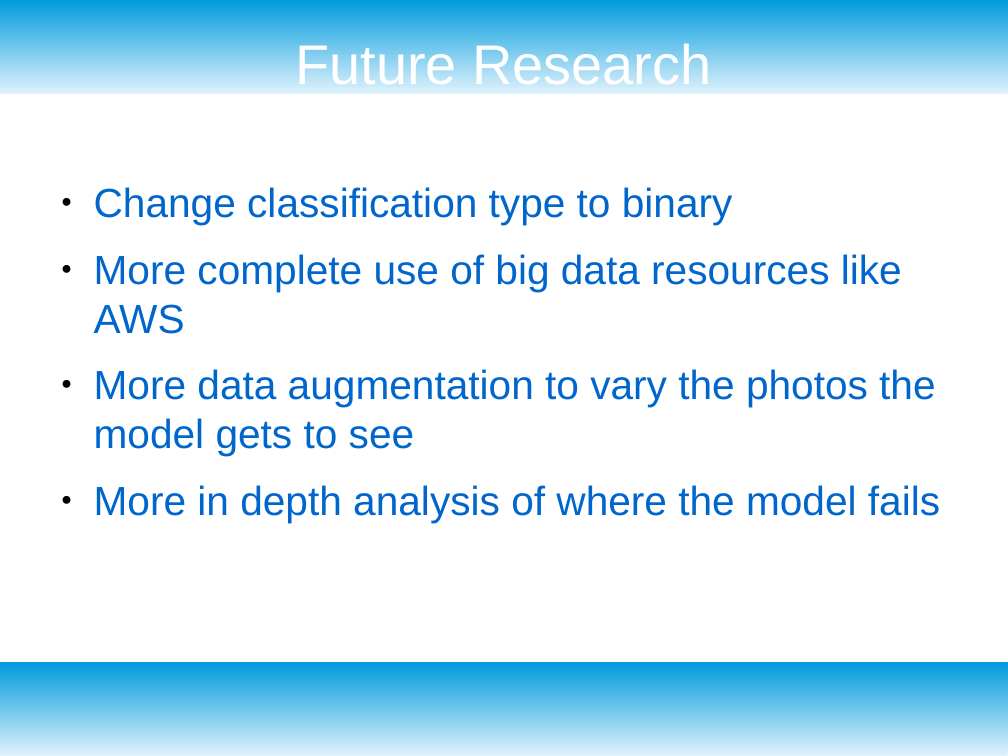
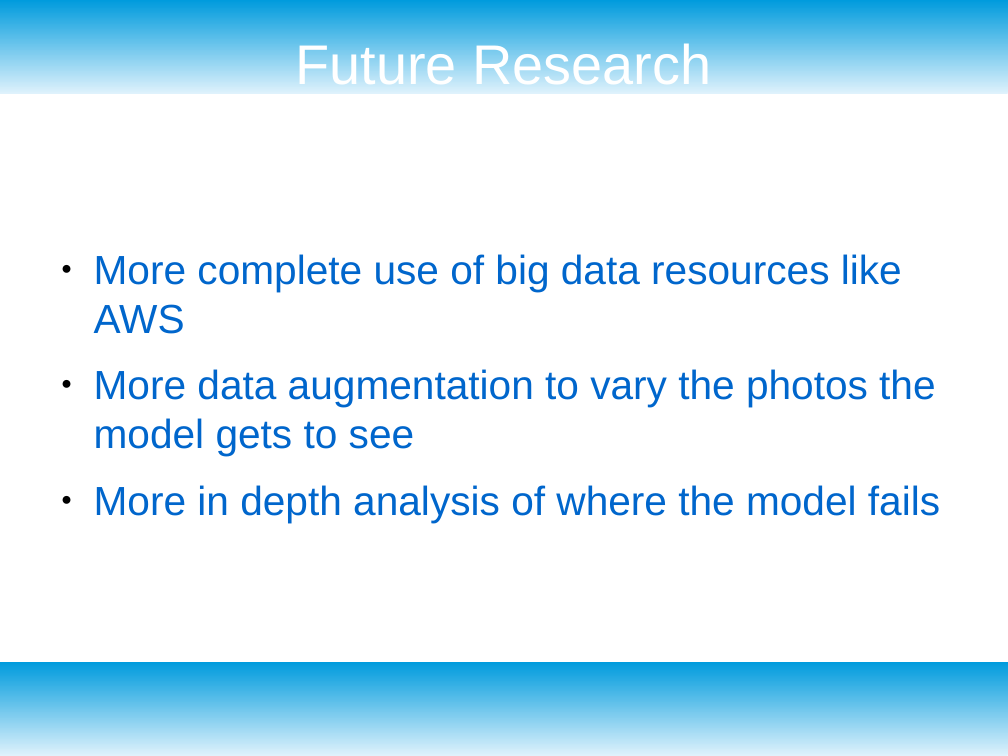
Before and after one commit to Shredder42/breast_cancer_histopathology, a slide deck: slide 12 of presentation.odp. Drawn at 1008x756 pixels with LibreOffice and Linux fonts; fonts in the diff are those of the drawing. Boxes give left, top, right and bottom in pixels: in the first picture for what was removed or moved away, otherwise in the second. Text is boxed around its words. In the diff, an @@ line names an element or a change of style, - is before the commit and + after.

```diff
--- a/presentation.odp
+++ b/presentation.odp
@@ text at (94,187,733,225): paragraph removed @@
-● Change classification type to binary
```
Also in this commit, not shown: 2 other slides changed.
